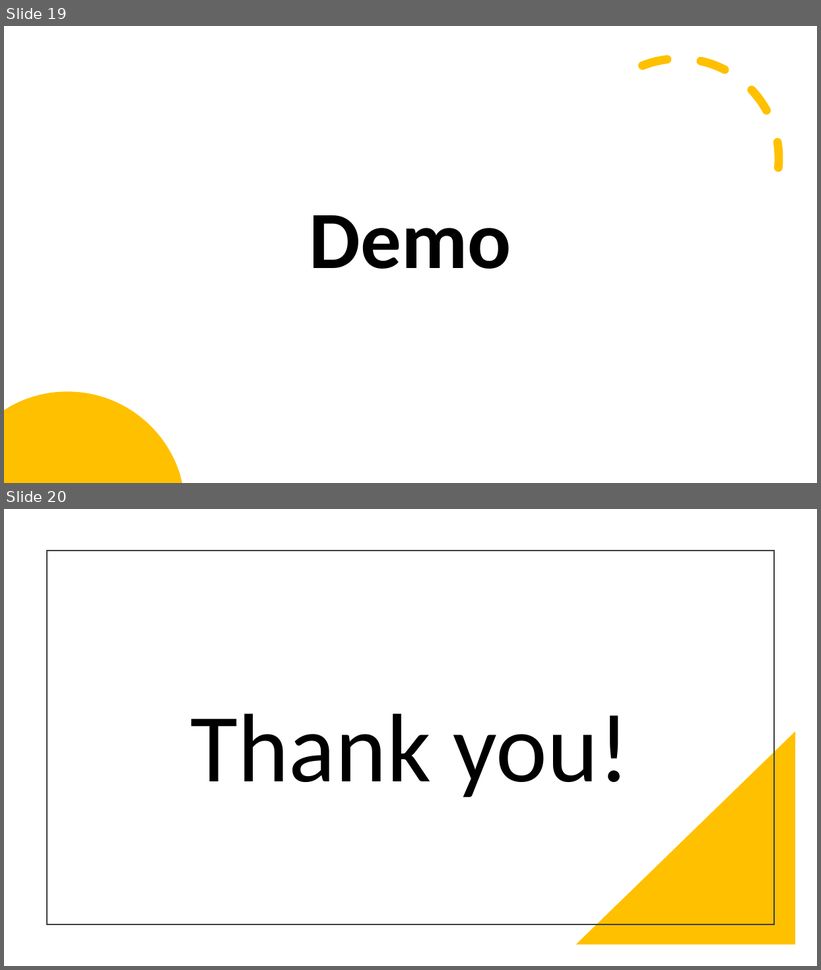
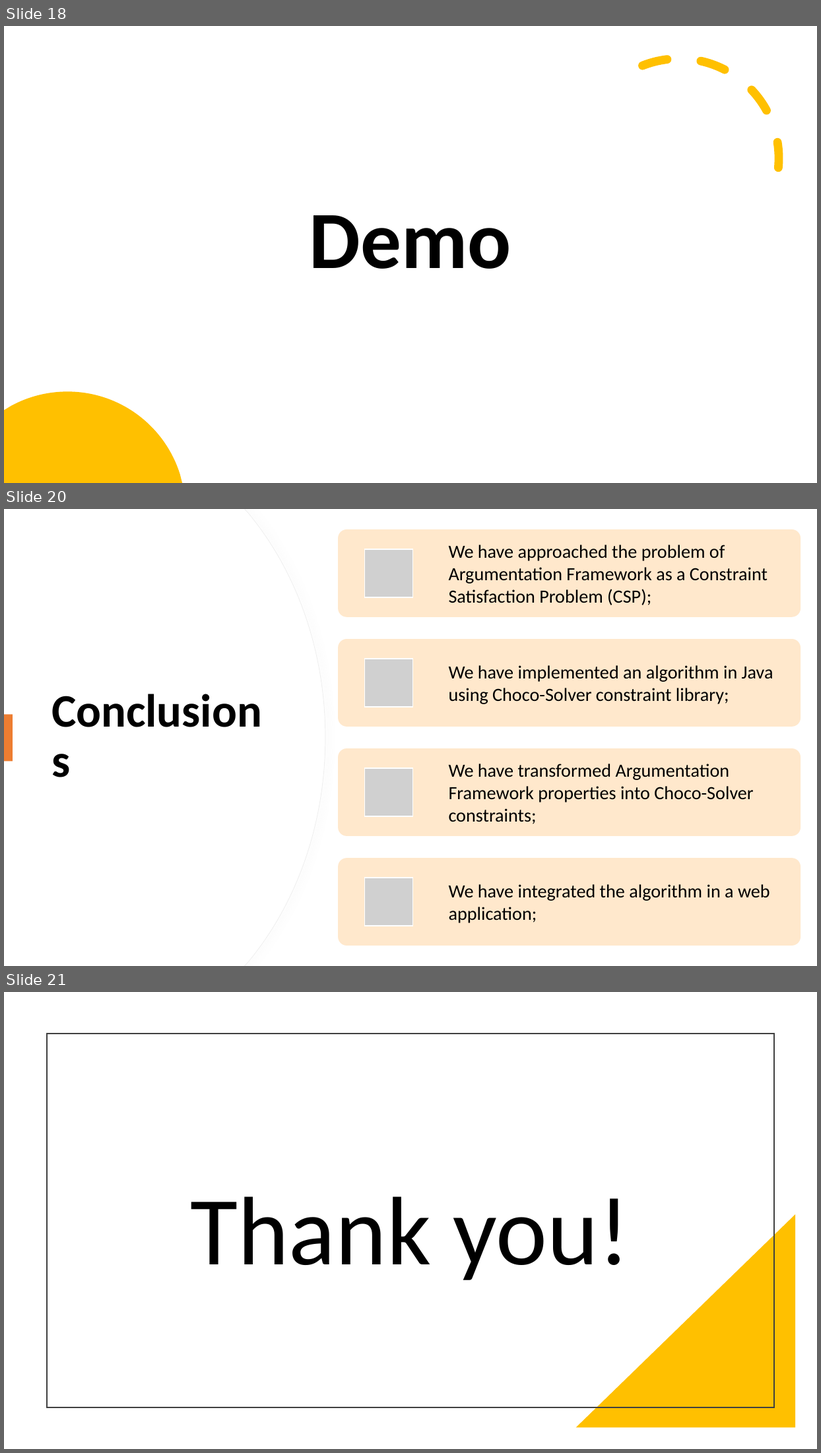
Before and after one commit to stefandr99/ConstrainedArgumentationFramework, a slide deck: Argumentation framework.pptx. Shown one above the other, each under a label of ours: slides 19 and 20 before the commit, slides 18, 20 and 21 after it; the slides between them are not shown. The pictures are 821x970 and 821x1453 pixels, drawn with LibreOffice and Linux fonts; fonts in the diff are those of the drawing; grey boxes stand for pictures. Boxes give left, top, right and bottom in pixels: in the first picture for what was removed or moved away, otherwise in the second. Text is boxed around its words. In the diff, an @@ line names an element or a change of style, - is before the commit and + after.

```diff
--- a/Argumentation framework.pptx
+++ b/Argumentation framework.pptx
@@ slide 20 added at (4, 509, 817, 966), background #FFFFFF @@
@@ freeform shape added at (4, 509, 325, 966), fill #FFFFFF, outline #EFEFEF 0.75 pt @@
@@ freeform shape added at (4, 509, 325, 966), fill #FFFFFF @@
@@ title added at (46, 586, 286, 889), 55 pt, text #000000, bold @@
+Conclusions
@@ rectangle added at (4, 714, 13, 762), fill #ED7D31 @@
@@ group added at (338, 529, 801, 947): 4 rounded rectangles, 4 pictures, 4 texts @@
+We have approached the problem of Argumentation Framework as a Constraint Satisfaction Problem (CSP);
+We have implemented an algorithm in Java using Choco-Solver constraint library;
+We have transformed Argumentation Framework properties into Choco-Solver constraints;
+We have integrated the algorithm in a web application;
@@ what was slide 19 is now slide 18 @@
@@ what was slide 20 is now slide 21 @@
```
Also in this commit, not shown: 14 slides changed, 3 other slides added, 4 slides removed.
